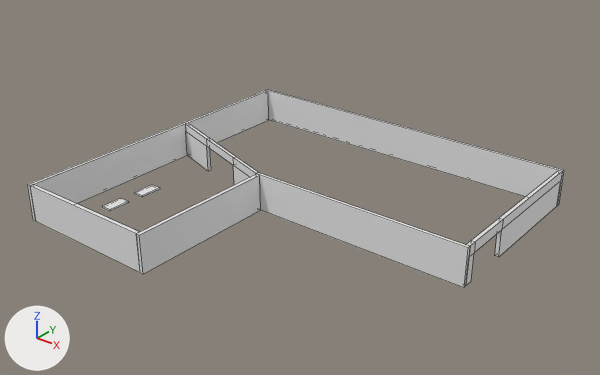
What one commit did to the Blender file Blender/muros_2.blend.
Before and after are seen from a 50 mm camera at (98.4, -193.3, 99.0) aimed at (-19.9, -45.4, 7.3). The lights are fixed; the arrows at lower left show +X, +Y and +Z. Mesh edges are drawn as thin lines. Materials are left out; every surface is plain grey.

Objects in the first picture: 'muroA', 'muroAC', 'muroC', 'muroE', 'muroIC', 'muroL', 'muroP'.
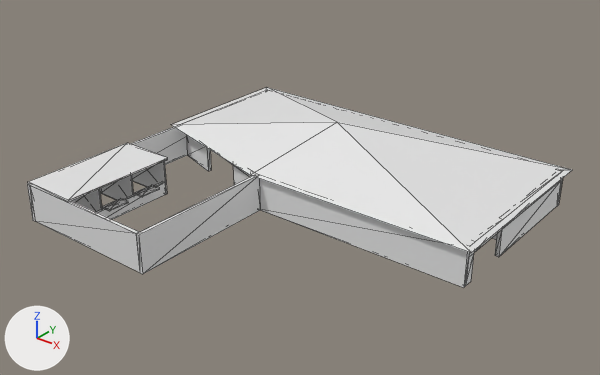
Where the newer file only moved an object's origin or applied its transform, the numbers keep the older frame.

Diff of the bpy script that builds the scene:
```diff
--- a/Blender/muros_2.blend.py
+++ b/Blender/muros_2.blend.py
@@ me_cube_014 @@
 # used by ob_muroic_003; location = (-55.1, -74.5, 1.8); rotation_euler = (0.0, 0.0, -1.571), in degrees (0, 0, -90); scale = (15.0, 0.5, 1.8)
-me_cube_014.from_pydata(...)  # 8 vertices, 6 faces; spans x -1.0..1.0, y -1.0..1.0, z -1.0..1.0
+me_cube_014.from_pydata(...)  # 8 vertices, 12 faces; spans x -1.0..1.0, y -1.0..1.0, z -1.0..1.0
+# me_cube_014 part 1
+# 6 faces are deleted
+# 12 new faces join them
@@ me_cube_016 @@
 # used by ob_murop_001; location = (-61.8, -59.2, 5.0); scale = (7.2, 0.2, 5.0)
-me_cube_016.from_pydata(...)  # 8 vertices, 6 faces; spans x -1.0..1.0, y -1.0..1.0, z -1.0..1.0
+me_cube_016.from_pydata(...)  # 8 vertices, 12 faces; spans x -1.0..1.0, y -1.0..1.0, z -1.0..1.0
+# me_cube_016 part 2
+# 6 faces are deleted
+# 12 new faces join them
@@ me_cube_017 @@
 # used by ob_murop_002; location = (-62.3, -69.7, 5.0); scale = (6.66, 0.2, 5.0)
-me_cube_017.from_pydata(...)  # 8 vertices, 6 faces; spans x -1.0..1.0, y -1.0..1.0, z -1.0..1.0
+me_cube_017.from_pydata(...)  # 8 vertices, 12 faces; spans x -1.0..1.0, y -1.0..1.0, z -1.0..1.0
+# me_cube_017 part 3
+# 6 faces are deleted
+# 12 new faces join them
@@ me_cube_018 @@
 # used by ob_murop_003; location = (-62.3, -80.0, 5.0); scale = (6.66, 0.2, 5.0)
-me_cube_018.from_pydata(...)  # 8 vertices, 6 faces; spans x -1.0..1.0, y -1.0..1.0, z -1.0..1.0
+me_cube_018.from_pydata(...)  # 8 vertices, 12 faces; spans x -1.0..1.0, y -1.0..1.0, z -1.0..1.0
+# me_cube_018 part 4
+# 6 faces are deleted
+# 12 new faces join them
@@ me_cube_019 @@
 # used by ob_techocom; location = (-62.0, -74.4, 10.3); rotation_euler = (1.571, 0.0, 1.571), in degrees (90, 0, 90); scale = (15.9, 0.3, 8.0)
-me_cube_019.from_pydata(...)  # 8 vertices, 6 faces; spans x -1.0..1.0, y -1.0..1.0, z -1.0..1.0
+me_cube_019.from_pydata(...)  # 8 vertices, 12 faces; spans x -1.0..1.0, y -1.0..1.0, z -1.0..1.0
+# me_cube_019 part 5
+# 6 faces are deleted
+# 12 new faces join them
@@ ob_techo @@
 ob_techo.scale = (1.02, 1.0, 1.06)
-ob_techo.hide_set(True)
@@ ob_tienda1 @@
 ob_tienda1.scale = (14.5, 0.5, 5.0)
-ob_tienda1.hide_set(True)
@@ ob_muroic_003 @@
 ob_muroic_003.scale = (15.0, 0.5, 1.8)
-ob_muroic_003.hide_set(True)
@@ ob_murop_001 @@
 ob_murop_001.scale = (7.2, 0.2, 5.0)
-ob_murop_001.hide_set(True)
@@ ob_murop_002 @@
 ob_murop_002.scale = (6.66, 0.2, 5.0)
-ob_murop_002.hide_set(True)
@@ ob_murop_003 @@
 ob_murop_003.scale = (6.66, 0.2, 5.0)
-ob_murop_003.hide_set(True)
@@ ob_techocom @@
 ob_techocom.scale = (15.9, 0.3, 8.0)
-ob_techocom.hide_set(True)
```

Location of each change, (x1, y1, x2, y2) in pixels of the pictures (600 x 375 px):
'techo', shown: after (172, 87, 572, 253)
'techoCom', shown: after (28, 143, 168, 202)
'muroIC.003', shown: after (96, 181, 166, 220)
'muroP.001', shown: after (132, 161, 167, 194)
'muroP.002', shown: after (100, 175, 134, 200)
'muroP.003', shown: after (72, 189, 102, 212)
'tienda1', shown: after (492, 234, 497, 240)
'muroL', unchanged, covered by the edit: before (266, 90, 564, 206); after (557, 178, 563, 206)
'muroA', unchanged, covered by the edit: before (27, 90, 268, 221); after (27, 126, 187, 221)
